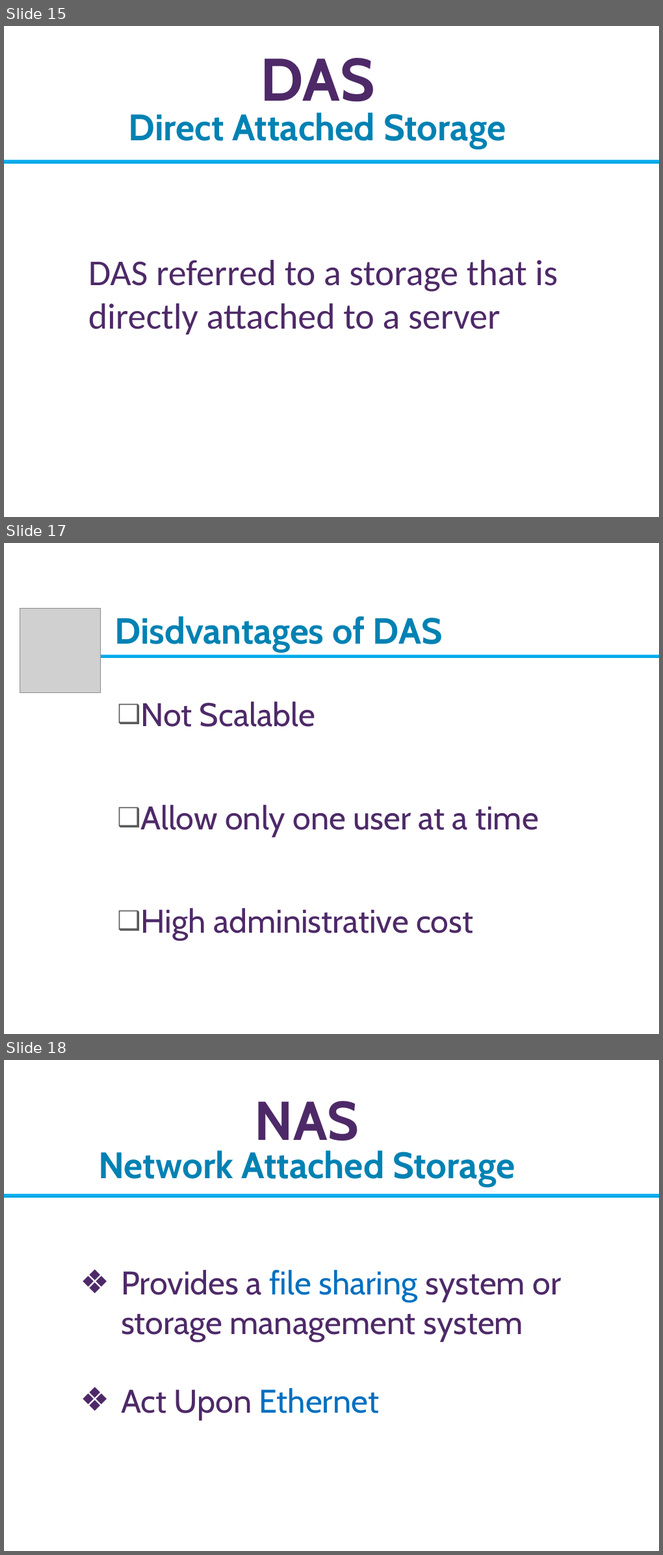
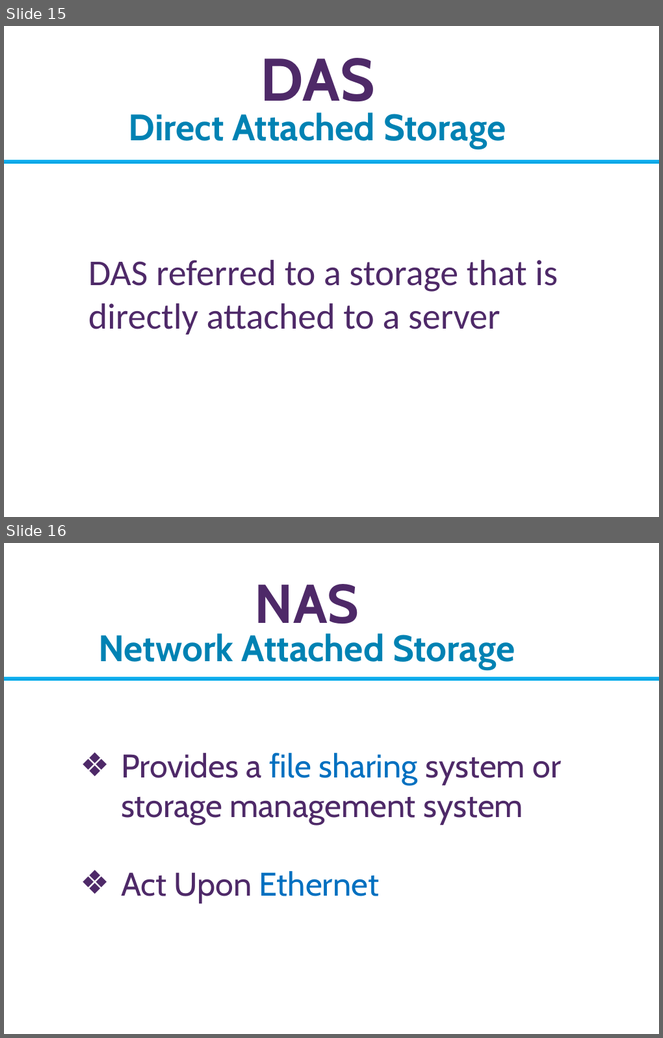
Before and after one commit to Imran4424/C-Plus-Plus-Object-Oriented, a slide deck: OOP.pptx. Shown one above the other, each under a label of ours: slides 15, 17 and 18 before the commit, slides 15 and 16 after it; the slides between them are not shown. The pictures are 663x1555 and 663x1038 pixels, drawn with LibreOffice and Linux fonts; fonts in the diff are those of the drawing; grey boxes stand for pictures; background and template pictures are left out. Boxes give left, top, right and bottom in pixels: in the first picture for what was removed or moved away, otherwise in the second. Text is boxed around its words. In the diff, an @@ line names an element or a change of style, - is before the commit and + after.

Commit message:
oop slide

```diff
--- a/OOP.pptx
+++ b/OOP.pptx
@@ slide 17 removed at (4, 543, 659, 1034), background picture (left out) @@
@@ picture removed at (20, 608, 100, 693) @@
@@ title removed at (115, 616, 443, 652) @@
-Disdvantages of DAS
@@ rectangle removed at (46, 655, 659, 657) @@
@@ text removed at (141, 702, 539, 940) @@
-❑ Not Scalable
-❑ Allow only one user at a time
-❑ High administrative cost
@@ what was slide 18 is now slide 16 @@
```
Also in this commit, not shown: 1 other slide removed.
